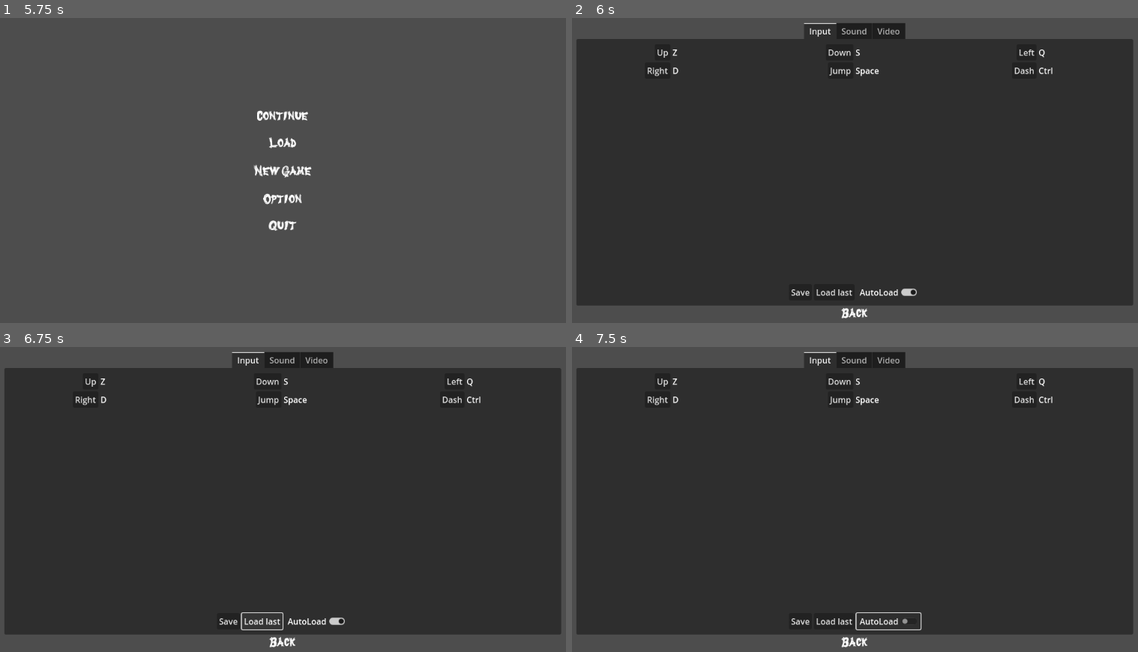
Above: before the commit, frames 1-4 (two rows, left to right).
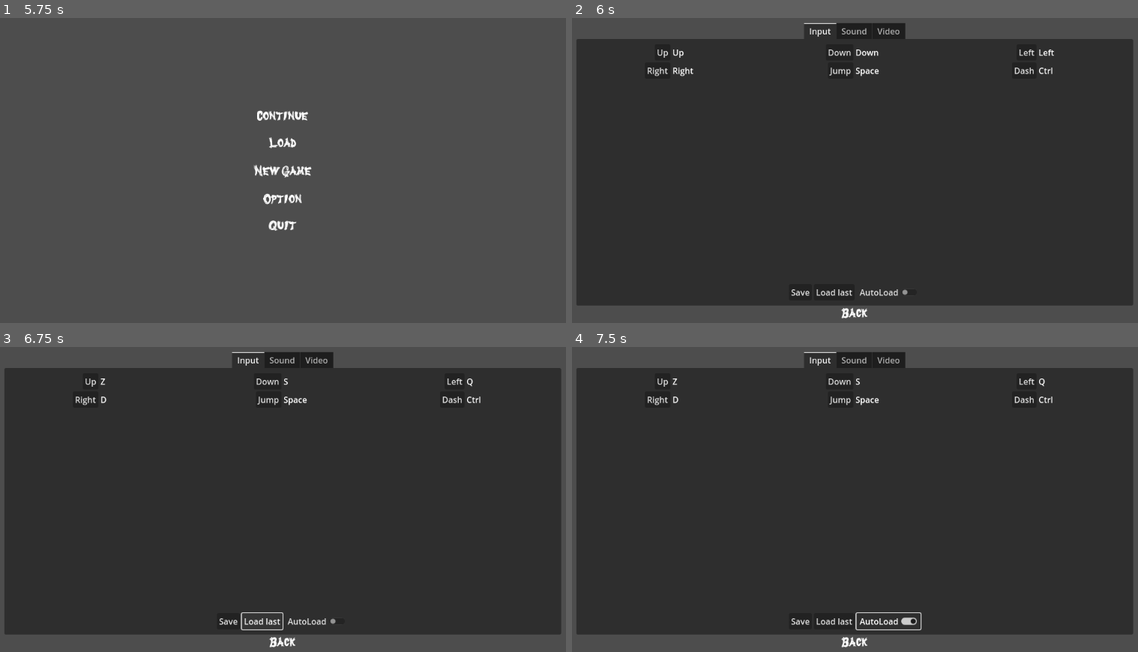
Above: after the commit, the same moments.

Repository: Pouletmania/Ninja1000vsSuperYokai
Game: Godot game, scene res://Scene/Main.tscn
Same seed, same stepped clock (60 frames per second), same inputs: the game is played once before the commit and once after it.
Inputs (mouse positions are in pixels of both pictures, inside the frame that each line leads up to):
- Up to frame 1 (5.75 s): click (283, 170) at 0.5 s; click (283, 170) at 1.25 s; click (283, 115) at 2 s; click (283, 115) at 2.75 s; click (283, 115) at 3.5 s; click (283, 170) at 4.25 s; click (283, 143) at 5 s
- Up to frame 2 (6 s): click (855, 197) at 5.75 s
- Up to frame 3 (6.75 s): click "Load last" at 6.5 s
- Up to frame 4 (7.5 s): click "AutoLoad" at 7.25 s

Frame 1 is identical in both runs. In frame 2, 0.2% of the frame differs, in the area x 17-86%, y 10-92%; in frame 3, less than 0.1%; in frame 4, less than 0.1%.

Commit message:
Implémentation vérification de corrélation entre InputMap et section Input
Suppression automatique des Input dans le fichier de configuration si non répertorié dans l'InputMap
Warning si une action de l'InputMap n'est pas configuré dans le fichier de config + demande de sauvegarde

Diff:
--- a/Config/ConfigFiles.cfg
+++ b/Config/ConfigFiles.cfg
@@ -1,6 +1,6 @@
 [InputConfig]
 
-AutoLoad=true
+AutoLoad=false
 
 [Input]
 
--- a/Script/TitleScreen/InputTab/GridInput.gd
+++ b/Script/TitleScreen/InputTab/GridInput.gd
@@ -5,14 +5,19 @@
 
 # Called when the node enters the scene tree for the first time.
 func _ready():
-	if try_to_load_config_files():
-		construct_grid(Config.get_value("InputConfig", "AutoLoad"))
+	if try_to_load_config_files() and Config.has_section_key("InputConfig", "AutoLoad"):
+		build_grid(Config.get_value("InputConfig", "AutoLoad"))
 	else:
-		construct_from_input_map()
+		build_grid(false)
+
+func build_grid(fromConfig: bool):
+	if fromConfig:
+		build_from_config()
+	else:
+		build_from_input_map()
 
 func try_to_load_config_files():
-	var err = load_current_config()
-	if err != OK:
+	if load_current_config() != OK:
 		return false
 	else:
 		return true
@@ -20,23 +25,43 @@
 func load_current_config():
 	return Config.load("res://Config/ConfigFiles.cfg")
 
-func construct_grid(fromConfig: bool):
+func rebuild_grid(fromConfig: bool):
 	clear_grid()
-	if fromConfig and try_to_load_config_files():
-		construct_from_config()
-	else:
-		construct_from_input_map()
+	build_grid(fromConfig)
 
 func clear_grid():
 	for children in get_children():
 		remove_child(children)
 
-func construct_from_config():
-	for actionKey in Config.get_section_keys("Input"):
-		if not Config.get_value("Input", actionKey).begins_with("ui_"):
-			add_action_combo(actionKey, Config.get_value("Input", actionKey))
+func build_from_config():
+	if check_input_config():
+		for actionKey in Config.get_section_keys("Input"):
+			if not Config.get_value("Input", actionKey).begins_with("ui_"):
+				add_action_combo(actionKey, Config.get_value("Input", actionKey))
 
-func construct_from_input_map():
+func check_input_config():
+	check_config_to_inputmap()
+	if check_inputmap_to_config():
+		return true
+	else:
+		return false
+
+func check_inputmap_to_config():
+	for action in InputMap.get_actions():
+		if not action.begins_with("ui_") and not Config.has_section_key("Input", action):
+			print("Warning ! Erreur fichier de configuration : action " + action + " manquante")
+			print("Une nouvelle sauvegarde est nécessaire pour le bon fonctionnement du jeu")
+			build_from_input_map()
+			return false
+	return true
+
+func check_config_to_inputmap():
+	for action in Config.get_section_keys("Input"):
+		if not InputMap.has_action(action):
+			Config.erase_section_key("Input", action)
+			Config.save("res://Config/ConfigFiles.cfg")
+
+func build_from_input_map():
 	for action in InputMap.get_actions():
 		if not action.begins_with("ui_"):
 			add_action_combo(action, InputMap.action_get_events(action)[0].as_text())
--- a/Script/TitleScreen/InputTab/InputTabLayout.gd
+++ b/Script/TitleScreen/InputTab/InputTabLayout.gd
@@ -8,7 +8,7 @@
 	write_buffer_in_config_file()
 
 func _on_load_button_up():
-	get_node("GridInput").construct_grid(true)
+	get_node("GridInput").rebuild_grid(true)
 
 func load_current_config():
 	Config.load("res://Config/ConfigFiles.cfg")
